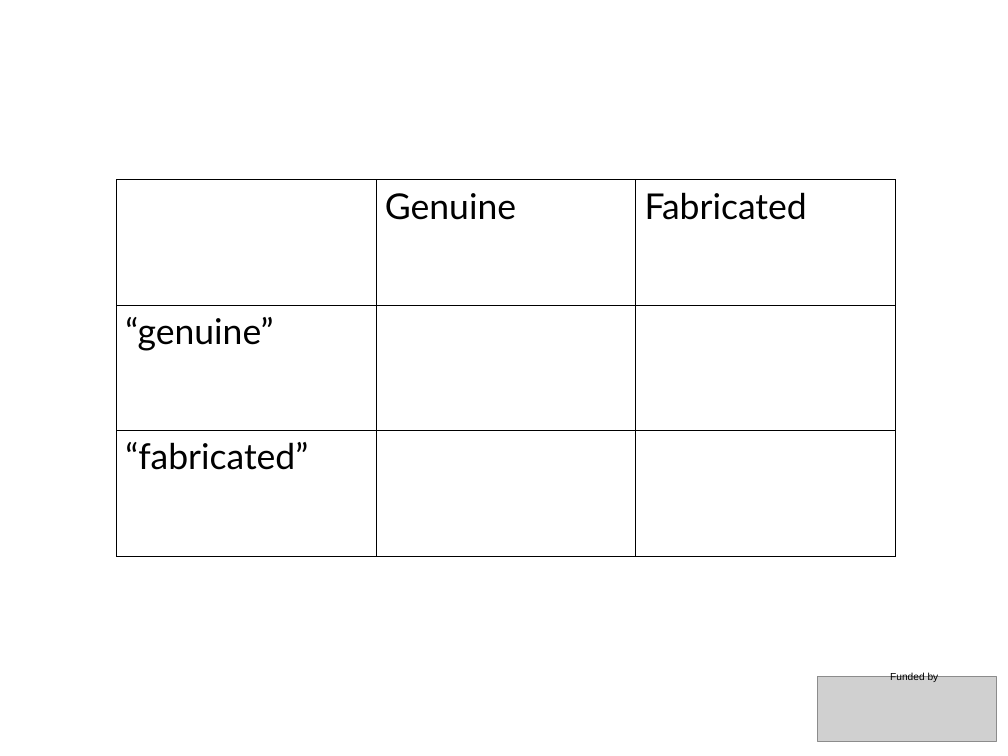
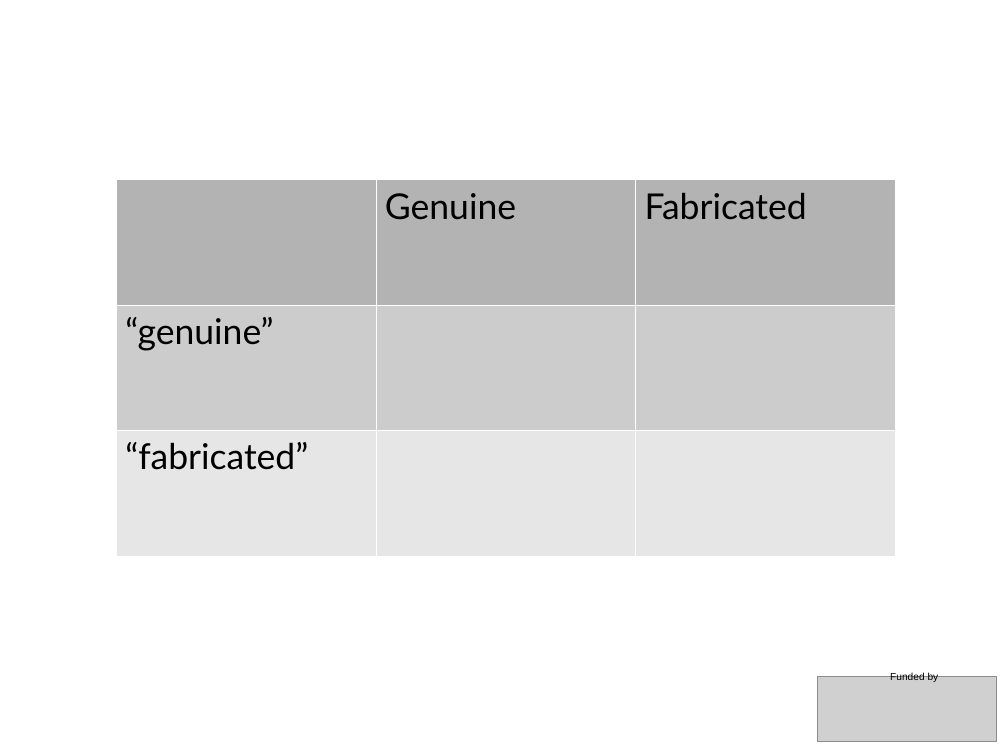
Before and after one commit to chartgerink/talks, a slide deck: slide 4 of 2016_2017/20170531wcri/presentation.odp. Drawn at 1008x756 pixels with LibreOffice and Linux fonts; fonts in the diff are those of the drawing; grey boxes stand for pictures. Boxes give left, top, right and bottom in pixels: in the first picture for what was removed or moved away, otherwise in the second. Text is boxed around its words. In the diff, an @@ line names an element or a change of style, - is before the commit and + after.

```diff
--- a/2016_2017/20170531wcri/presentation.odp
+++ b/2016_2017/20170531wcri/presentation.odp
@@ table at [116, 179, 895, 556] @@
@@ fill none to #B3B3B3 in 2 cells @@
@@ fill none to #CCCCCC in row 2, column 1 @@
@@ fill none to #E6E6E6 in row 3, column 1 @@
@@ borders changed @@
```
Also in this commit, not shown: 10 other slides changed, 1 other file.
